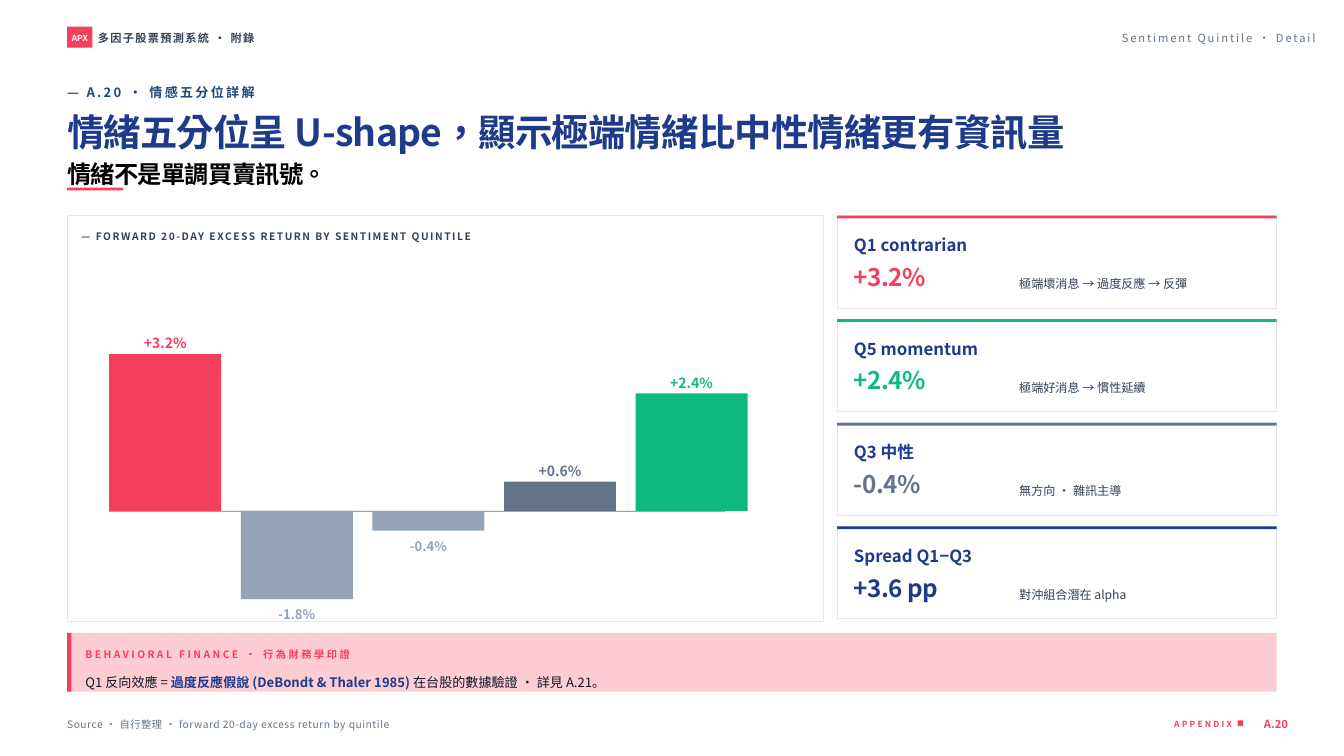
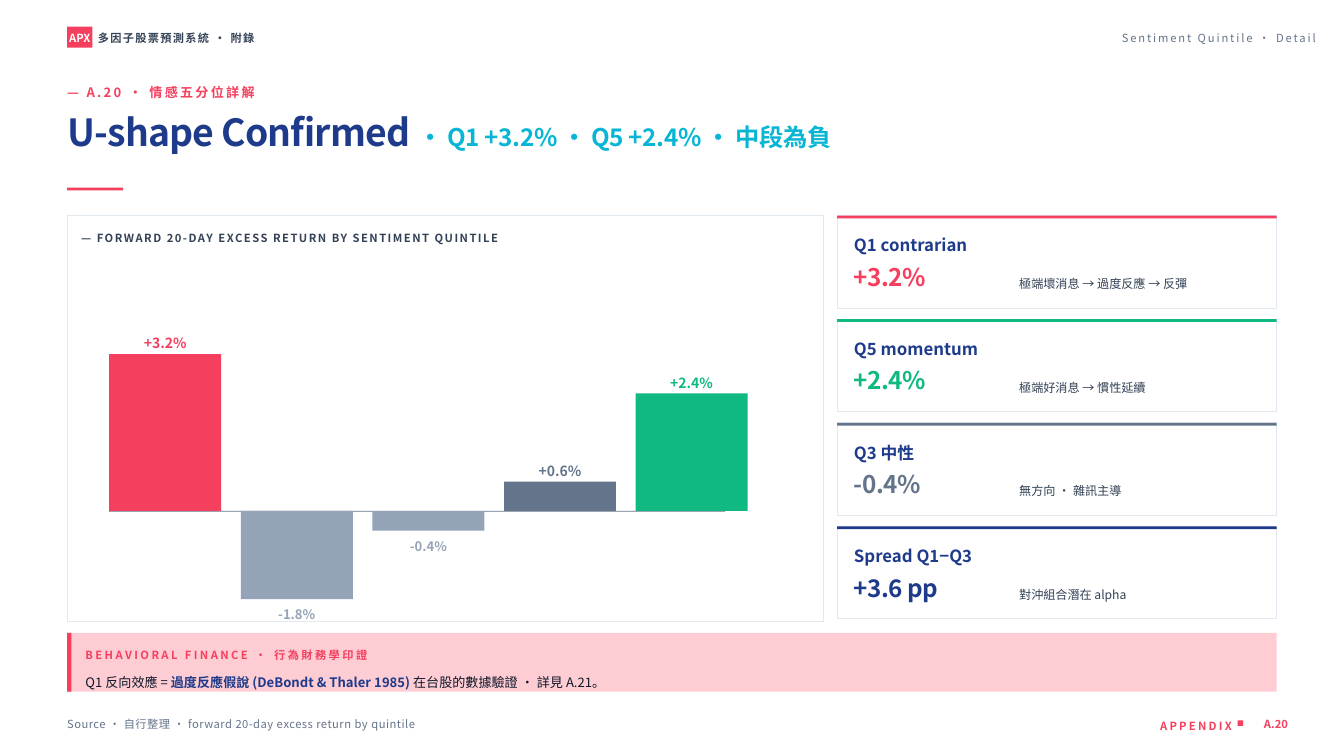
Before and after one commit to andychen050229-cell/taiwan-stock-multifactor, a slide deck: slide 31 of 台股多因子預測系統_v11.5.18_課堂簡報.pptx. Drawn at 1344x756 pixels with LibreOffice and Linux fonts; fonts in the diff are those of the drawing. Boxes give left, top, right and bottom in pixels: in the first picture for what was removed or moved away, otherwise in the second. Text is boxed around its words. In the diff, an @@ line names an element or a change of style, - is before the commit and + after.

```diff
--- a/台股多因子預測系統_v11.5.18_課堂簡報.pptx
+++ b/台股多因子預測系統_v11.5.18_課堂簡報.pptx
@@ text "APX" at (69, 33, 90, 42): size 9 to 12 pt, font Noto Sans CJK SC to Noto Sans CJK TC @@
@@ text "— A.20 · 情感五分位詳解" at (87, 86, 255, 98): font Noto Sans CJK SC to Noto Sans CJK TC, text colour #1F497D to #F43F5E @@
@@ text at (67, 115, 832, 154): text changed; size 40 to 26 pt; font Noto Sans CJK SC to Noto Sans CJK TC; text colour #1E3A8A to #06B6D4 @@
-情緒五分位呈 U-shape，顯示極端情緒比中性情緒更有資訊量
-情緒不是單調買賣訊號。
+U-shape Confirmed · Q1 +3.2% · Q5 +2.4% · 中段為負
@@ font Noto Sans CJK SC to Noto Sans CJK TC in 3 elements at (1122, 33, 1316, 42), (148, 653, 182, 659), (280, 653, 314, 660) @@
@@ size 11 to 12 pt, font Noto Sans CJK SC to Noto Sans CJK TC in 3 elements at (85, 647, 367, 662), (97, 233, 498, 245), (67, 718, 415, 731) @@
@@ text "APPENDIX" at (1092, 717, 1232, 730): size 9 to 12 pt, font Noto Sans CJK SC to Noto Sans CJK TC @@
```
Also in this commit, not shown: 40 other slides changed, 44 other files.
